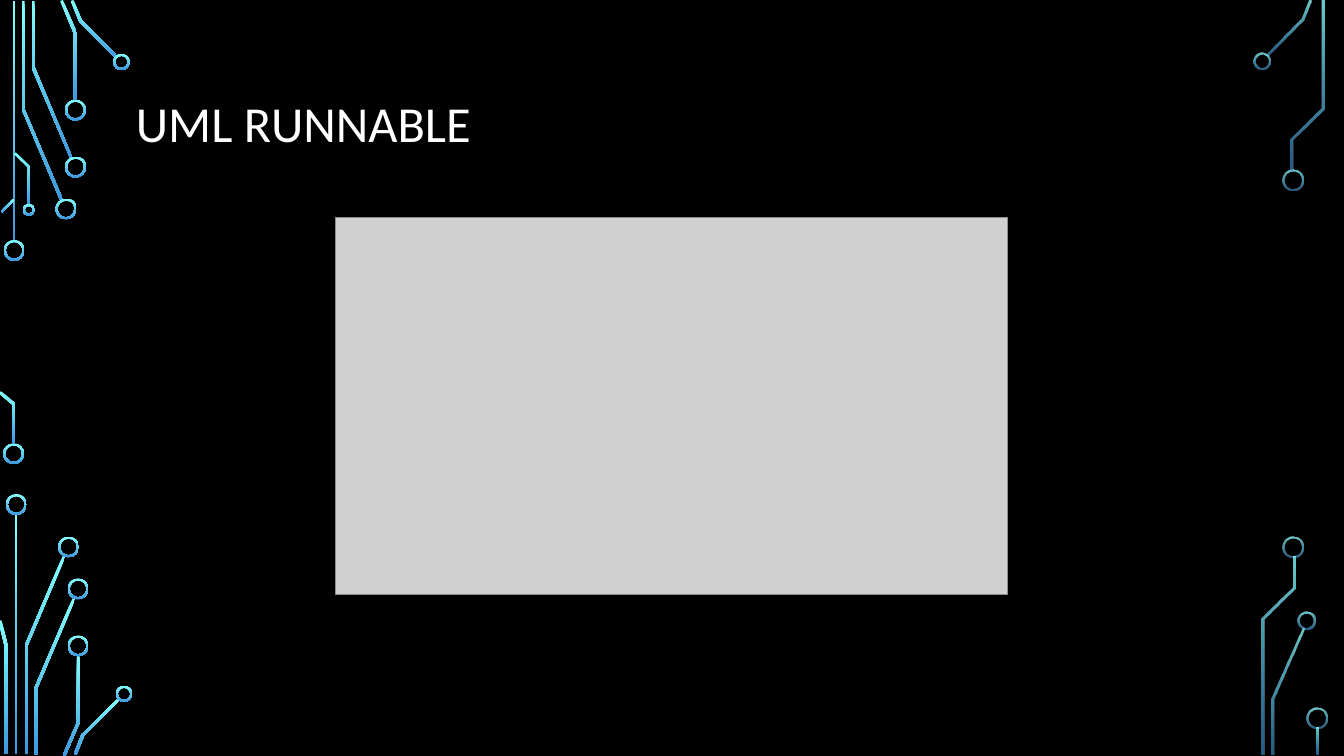
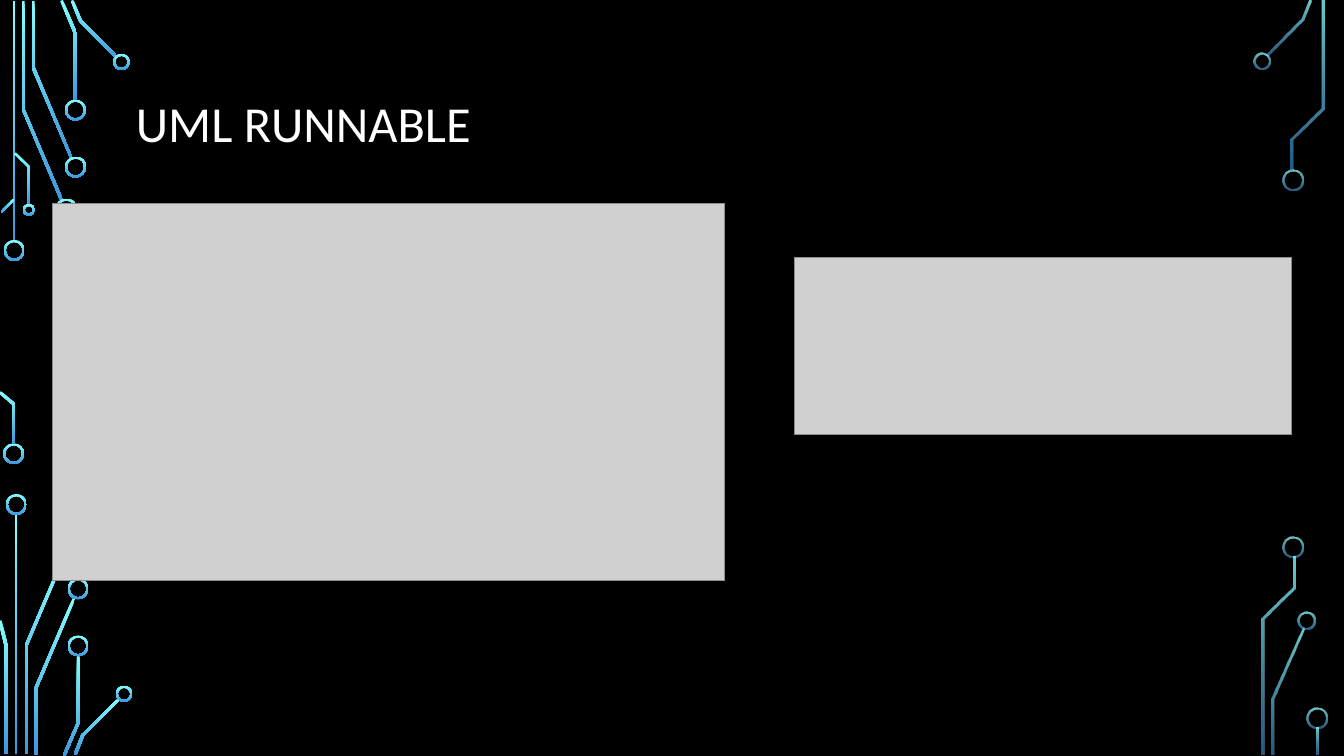
Before and after one commit to herrGrey/commandopattern, a slide deck: slide 8 of Praesentation/command.pptx (slide 4 before the commit). Drawn at 1344x756 pixels with LibreOffice and Linux fonts; fonts in the diff are those of the drawing; grey boxes stand for pictures; background and template pictures are left out. Boxes give left, top, right and bottom in pixels: in the first picture for what was removed or moved away, otherwise in the second. Text is boxed around its words. In the diff, an @@ line names an element or a change of style, - is before the commit and + after.

Commit message:
add PowerPoint

```diff
--- a/Praesentation/command.pptx
+++ b/Praesentation/command.pptx
@@ picture: place and size @@
-picture at bbox=[336, 218, 1008, 595]
+picture at bbox=[52, 204, 725, 581]
@@ picture added at bbox=[795, 258, 1292, 435] @@
@@ freeform shape removed at bbox=[58, 536, 80, 558] @@
```
